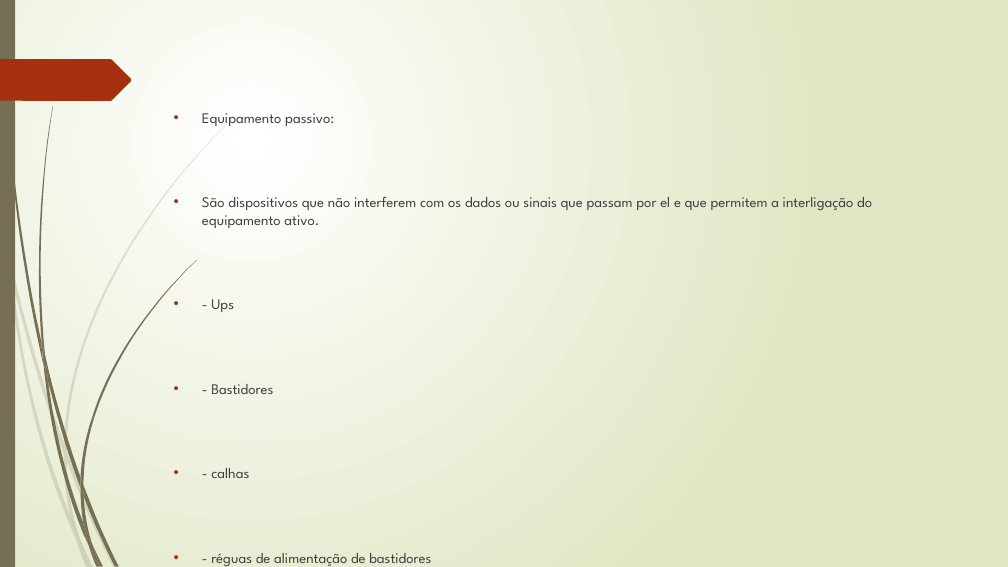
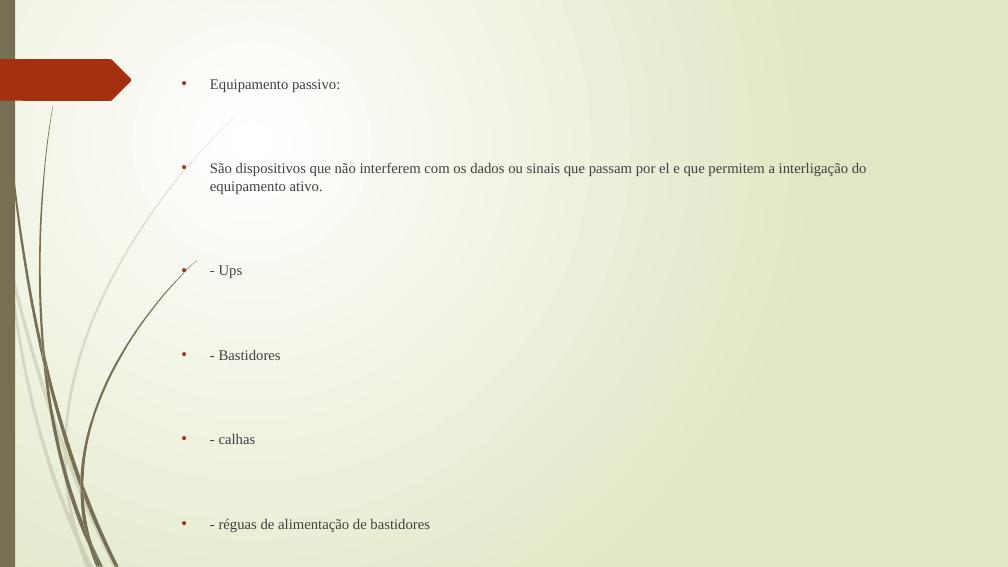
Before and after one commit to paulorenatofernandesmorgado/paulo, a slide deck: slide 18 of Tipos de redes trabalho paulomorgado.pptx (slide 17 before the commit). Drawn at 1008x567 pixels with LibreOffice and Linux fonts; fonts in the diff are those of the drawing. Boxes give left, top, right and bottom in pixels: in the first picture for what was removed or moved away, otherwise in the second. Text is boxed around its words. In the diff, an @@ line names an element or a change of style, - is before the commit and + after.

```diff
--- a/Tipos de redes trabalho paulomorgado.pptx
+++ b/Tipos de redes trabalho paulomorgado.pptx
@@ text "Equipamento passivo:" moved from (x1=202, y1=113, x2=872, y2=566) to (x1=210, y1=79, x2=867, y2=532) @@
@@ text "Equipamento passivo:" at (x1=210, y1=79, x2=867, y2=532): font League Spartan to Times New Roman @@
```
Also in this commit, not shown: 16 other slides changed, 1 slide added, 1 other file.
